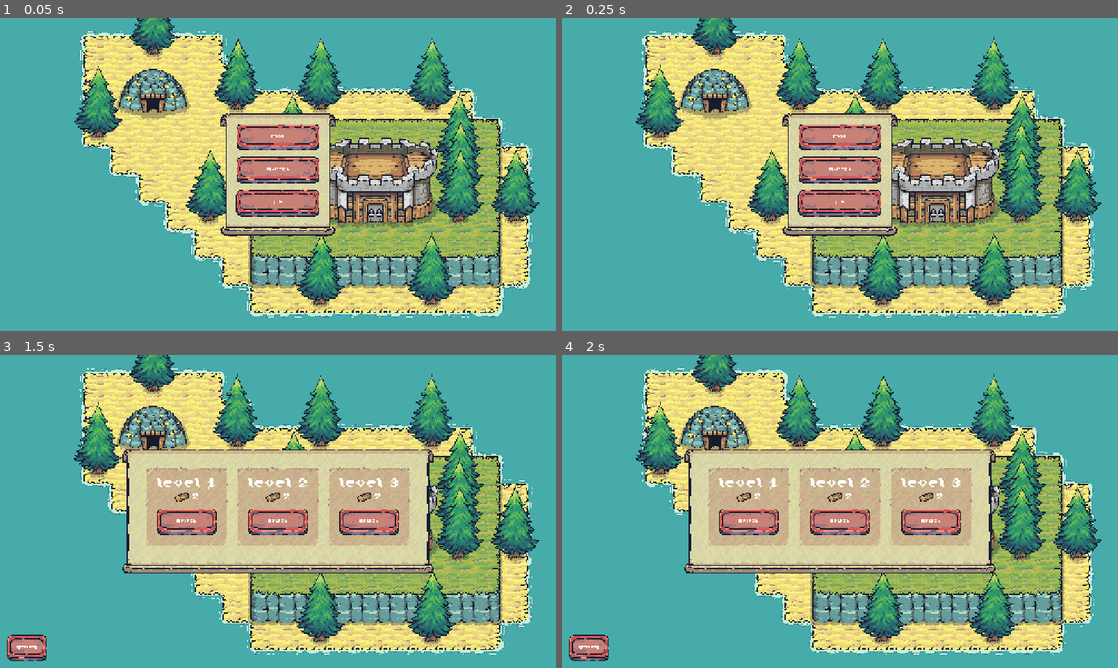
Above: before the commit, frames 1-4 (two rows, left to right).
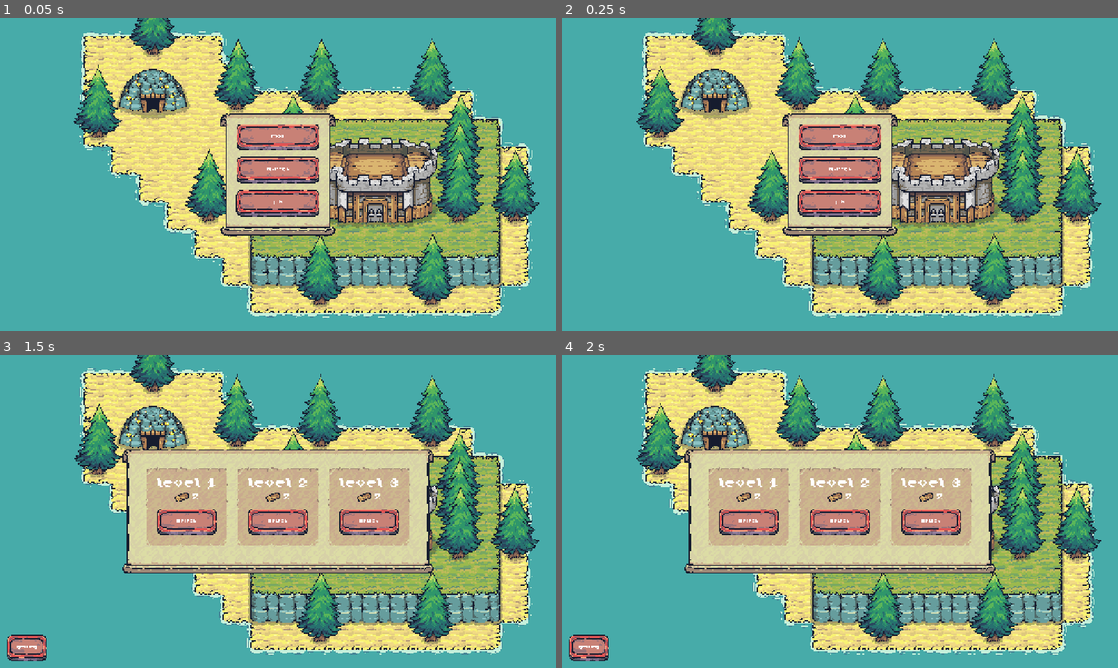
Above: after the commit, the same moments.

Repository: fkemeh18/grid-demo
Game: Godot game, scene res://Scenes/UI/Menus/main_menu.tscn
The game is run twice, just before and just after one commit, with the same random seed, the same clock (stepped at 60 frames per second) and the same inputs.
Inputs (mouse positions are in pixels of both pictures, inside the frame that each line leads up to):
- Up to frame 1 (0.05 s): no input
- Up to frame 2 (0.25 s): no input
- Up to frame 3 (1.5 s): click "Play" at 0.5 s; move the mouse to (400, 495) at 1.27 s; hold D (pan_right) from 1.28 s (still down); click (400, 495) at 1.35 s
- Up to frame 4 (2 s): keep holding D (pan_right)

The runs differ from the first frame. In frame 1, 4.1% of the frame differs, in the area x 13-97%, y 0-96%; in frame 2, 2.7%; in frame 3, 3.2%; in frame 4, 2.6%.

Commit message:
temp debugging

Diff:
--- a/Scenes/Levels/Levels 01-09/level_1.tscn
+++ b/Scenes/Levels/Levels 01-09/level_1.tscn
@@ -7,9 +7,6 @@
 
 [node name="Level1" unique_id=753930638 instance=ExtResource("1_tlcug")]
 _level_resource = ExtResource("2_n362s")
-
-[node name="BuildingManager" parent="Management" parent_id_path=PackedInt32Array(300734742) index="0" unique_id=776791469]
-_base_resource_count = 2
 
 [node name="BaseTerrainLayer" parent="TMLs/YSortRoot" parent_id_path=PackedInt32Array(505001936) index="0" unique_id=1353236464]
 tile_map_data = PackedByteArray("AAAAAAAAAwAAAAAAAAAAAAEAAwAAAAAAAAAAAAIAAwAAAAAAAAAAAAMAAwAAAAAAAAAAAAQAAwAAAAAAAAAAAA …(16048 unchanged characters)…
--- a/Scenes/UI/building_ghost.tscn
+++ b/Scenes/UI/building_ghost.tscn
@@ -117,13 +117,14 @@
 &"default": SubResource("Animation_2gfic")
 }
 
-[node name="BuildingGhost" type="Node2D" unique_id=551851122 node_paths=PackedStringArray("_building_boundary_TL", "_building_boundary_TR", "_building_boundary_BL", "_building_boundary_BR")]
+[node name="BuildingGhost" type="Node2D" unique_id=551851122 node_paths=PackedStringArray("_building_boundary_TL", "_building_boundary_TR", "_building_boundary_BL", "_building_boundary_BR", "_sprite_root")]
 y_sort_enabled = true
 script = ExtResource("1_8v0ut")
 _building_boundary_TL = NodePath("BuildingAreaTL")
 _building_boundary_TR = NodePath("BuildingAreaTR")
 _building_boundary_BL = NodePath("BuildingAreaBL")
 _building_boundary_BR = NodePath("BuildingAreaBR")
+_sprite_root = NodePath("SpriteRoot")
 
 [node name="AnimationPlayer" type="AnimationPlayer" parent="." unique_id=1420342211]
 libraries/ = SubResource("AnimationLibrary_os7yg")
@@ -167,3 +168,6 @@
 texture = ExtResource("5_2gfic")
 centered = false
 offset = Vector2(-34, -30)
+
+[node name="SpriteRoot" type="Node2D" parent="." unique_id=1478498575]
+y_sort_enabled = true
--- a/Scripts/Management/building_manager.gd
+++ b/Scripts/Management/building_manager.gd
@@ -75,6 +75,8 @@
 		_grid_manager._cursor_tml._ghost_cursor._set_valid()
 	else: _grid_manager._cursor_tml._ghost_cursor._set_invalid()
 
+	_grid_manager._cursor_tml._ghost_cursor.play_hover_animation()
+
 func _is_building_placable(pos: Rect2i) -> bool:
 
 	var all_tiles_buildable = _grid_manager._is_area_currently_buildable(pos)
@@ -132,7 +134,8 @@
 
 	var building_ghost_sprite = resource.sprite_scene.instantiate() as Sprite2D
 	_grid_manager._cursor_tml._cursor_sprite = building_ghost_sprite
-	_grid_manager._cursor_tml._ghost_cursor.add_child(building_ghost_sprite)
+	_grid_manager._cursor_tml._ghost_cursor.add_sprite_node(
+														building_ghost_sprite)
 	_grid_manager._cursor_tml._ghost_cursor.set_dimensions(resource.dimensions)
 
 	_building_resource = resource
--- a/Scripts/TileMapLayers/cursor_tile_map_layer.gd
+++ b/Scripts/TileMapLayers/cursor_tile_map_layer.gd
@@ -17,6 +17,7 @@
 
 func _toggle_visibility_on() -> void:
 	_ghost_cursor.visible = true
+	set_tile(Rect2i(process_mouse_pos(), Vector2i()))
 
 func _toggle_visibility_off() -> void:
 	_ghost_cursor.visible = false
--- a/Scripts/UI/building_ghost.gd
+++ b/Scripts/UI/building_ghost.gd
@@ -5,12 +5,24 @@
 @export var _building_boundary_TR: Node2D
 @export var _building_boundary_BL: Node2D
 @export var _building_boundary_BR: Node2D
+@export var _sprite_root: Node2D
+
+var _sprite_tween: Tween
 
 func set_dimensions(area: Vector2i) -> void:
 	_building_boundary_TR.position = area * Vector2i(64, 0)
 	_building_boundary_BL.position = area * Vector2i(0, 64)
 	_building_boundary_BR.position = area * Vector2i(64, 64)
 
+func add_sprite_node(sprite_node: Node2D) -> void:
+	_sprite_root.add_child(sprite_node)
+
+func play_hover_animation() -> void:
+	if _sprite_tween != null && _sprite_tween.is_valid(): _sprite_tween.kill()
+
+	_sprite_tween = create_tween()
+	_sprite_tween.tween_property(_sprite_root, "global_position",
+								global_position, 0.3)
 
 func _set_invalid() -> void:
 	modulate = Color.RED
